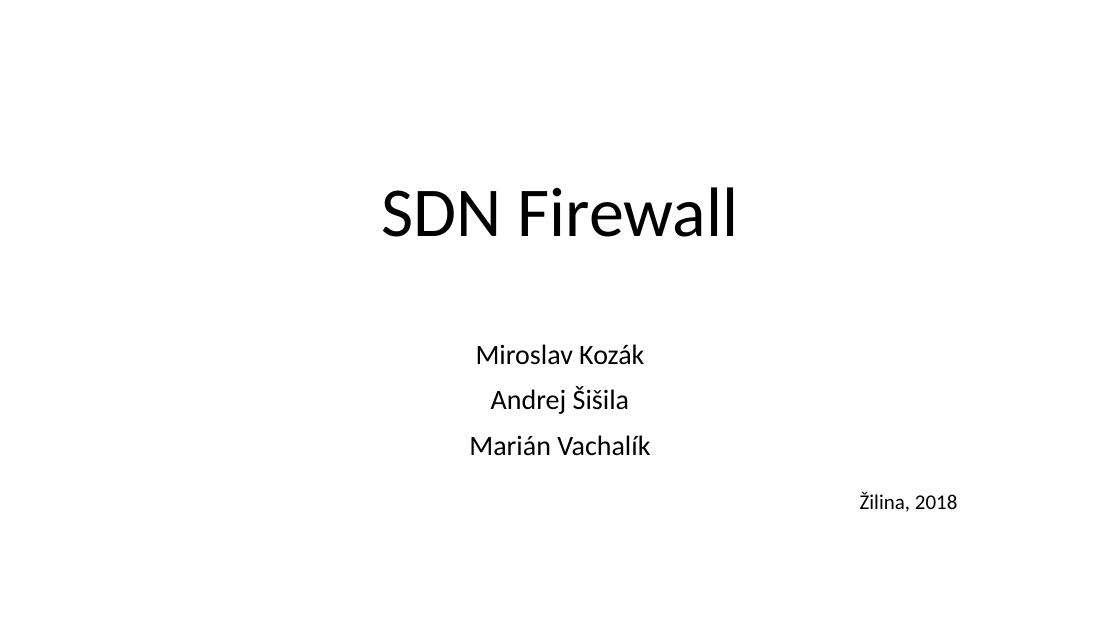
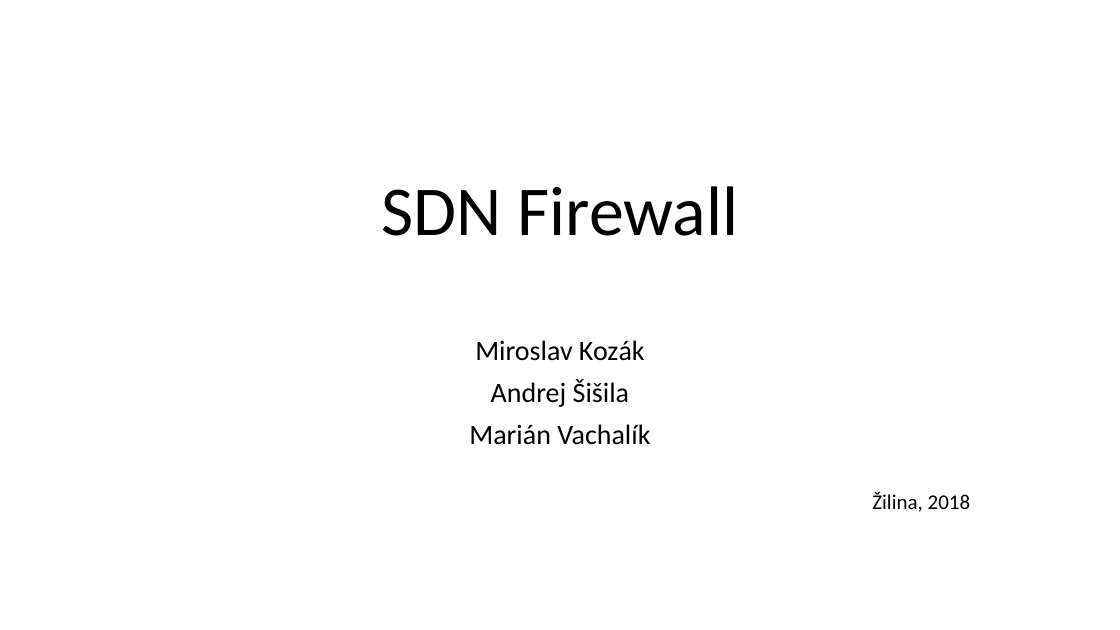
Before and after one commit to kyberdrb/FRI, a slide deck: slide 1 of Ing/4.semester/Integracia_Sieti/semestralka/IS_SDN_Firewall.pptx. Drawn at 1120x630 pixels with LibreOffice and Linux fonts; fonts in the diff are those of the drawing. Boxes give left, top, right and bottom in pixels: in the first picture for what was removed or moved away, otherwise in the second. Text is boxed around its words. In the diff, an @@ line names an element or a change of style, - is before the commit and + after.

```diff
--- a/Ing/4.semester/Integracia_Sieti/semestralka/IS_SDN_Firewall.pptx
+++ b/Ing/4.semester/Integracia_Sieti/semestralka/IS_SDN_Firewall.pptx
@@ subtitle "Miroslav Kozák" at [469,340,650,445]: line spacing 1 to 0.9 @@
@@ text "Žilina, 2018": place and size @@
-text "Žilina, 2018" at [860,492,958,512]
+text "Žilina, 2018" at [872,492,971,512]
```
Also in this commit, not shown: 2 other slides changed, 2 slides added, 1 slide removed, 1 other file.
